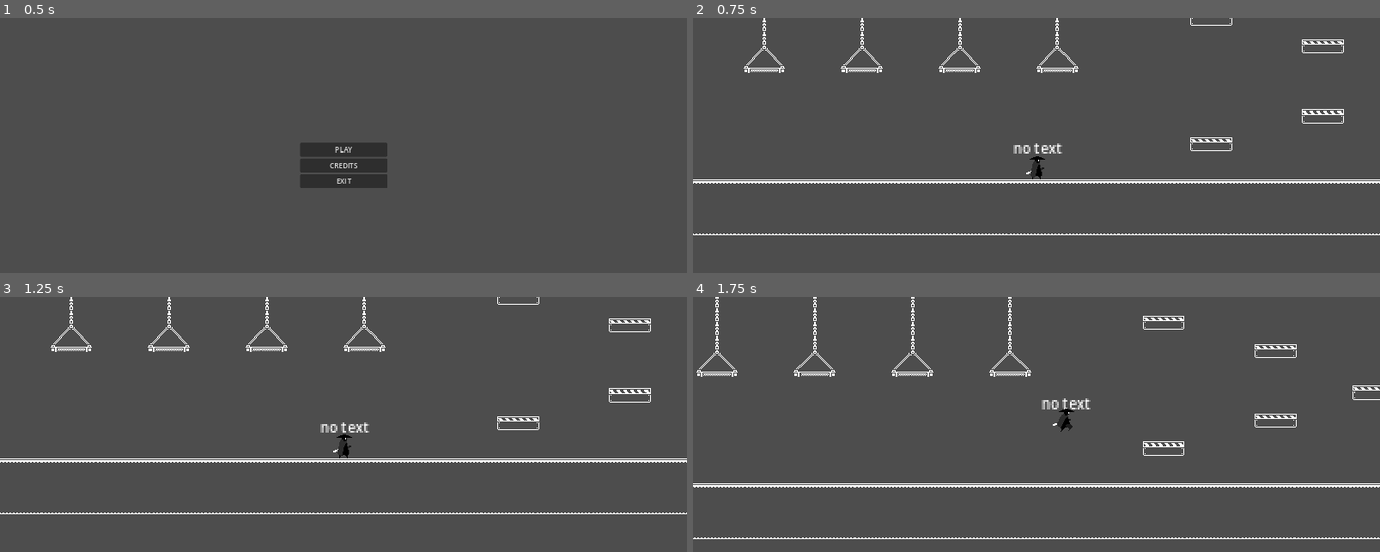
Above: before the commit, frames 1-4 (two rows, left to right).
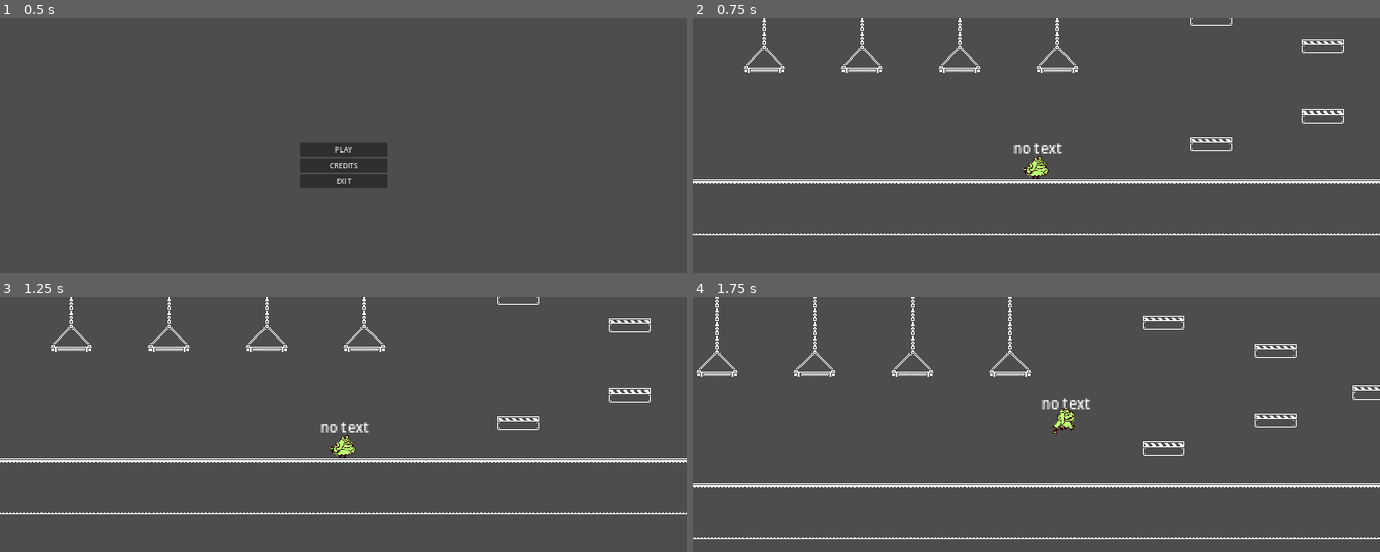
Above: after the commit, the same moments.

Repository: Bhaygon/nextindie_jam_01
Game: Godot game, scene res://scenes/main.tscn
Two runs of this game, one before a commit and one after it. Both use one fixed random seed, a clock stepped at 60 frames per second and the inputs below.
Inputs (mouse positions are in pixels of both pictures, inside the frame that each line leads up to):
- Up to frame 1 (0.5 s): no input
- Up to frame 2 (0.75 s): click "PLAY" at 0.5 s
- Up to frame 3 (1.25 s): no input
- Up to frame 4 (1.75 s): tap Enter at 1.25 s; move the mouse to (1187, 429) at 1.27 s; hold D (right) from 1.28 s (still down); click (1187, 429) at 1.35 s; tap Space (jump) at 1.52 s; tap Ctrl (crouch) at 1.55 s

Frame 1 is identical in both runs. In frame 2, 0.2% of the frame differs, in the area x 48-52%, y 54-64%; in frame 3, 0.2%, in the area x 48-52%, y 53-64%; in frame 4, 0.2%.

Commit message:
Animation test

Diff:
--- a/project.godot
+++ b/project.godot
@@ -83,3 +83,4 @@
 
 textures/canvas_textures/default_texture_filter=0
 environment/defaults/default_clear_color=Color(0.301961, 0.301961, 0.301961, 1)
+anti_aliasing/quality/msaa_2d=1
--- a/scenes/player.tscn
+++ b/scenes/player.tscn
@@ -1,14 +1,21 @@
-[gd_scene load_steps=30 format=3 uid="uid://b4euajxnj6q8s"]
-
-[ext_resource type="Texture2D" uid="uid://takv2hu73yk3" path="res://assets/DarkSamurai (64x64).png" id="1_54bhe"]
+[gd_scene load_steps=37 format=3 uid="uid://b4euajxnj6q8s"]
+
 [ext_resource type="Script" path="res://scripts/player/player.gd" id="1_cinr2"]
+[ext_resource type="Texture2D" uid="uid://ba2wrdfp3x88v" path="res://assets/test/krimpus_idle.png" id="2_qvx0j"]
 [ext_resource type="Script" path="res://scripts/player/state_machine.gd" id="3_1yaku"]
+[ext_resource type="Texture2D" uid="uid://b48wo3sun1giy" path="res://assets/test/krimpus_jump.png" id="3_wneys"]
+[ext_resource type="Texture2D" uid="uid://bx5v5kx01r3bs" path="res://assets/test/krimpus_walk_1.png" id="4_2xh08"]
 [ext_resource type="Script" path="res://scripts/player/states/state.gd" id="4_expbu"]
+[ext_resource type="Texture2D" uid="uid://2cbuv8ks7x5j" path="res://assets/test/krimpus_walk_2.png" id="5_b8eht"]
 [ext_resource type="Script" path="res://scripts/player/states/idle.gd" id="5_x3xf4"]
 [ext_resource type="Script" path="res://scripts/player/states/run.gd" id="6_3w4xs"]
+[ext_resource type="Texture2D" uid="uid://pwhvr7wm6ovt" path="res://assets/test/krimpus_walk_3.png" id="6_xqsf6"]
 [ext_resource type="Script" path="res://scripts/player/states/jump.gd" id="7_hdwc7"]
+[ext_resource type="Texture2D" uid="uid://drswrfi7e7rcs" path="res://assets/test/krimpus_walk_4.png" id="7_wleuo"]
+[ext_resource type="Texture2D" uid="uid://bept1gxun7ojb" path="res://assets/test/krimpus_slam.png" id="8_2dd6k"]
 [ext_resource type="Script" path="res://scripts/player/states/fall.gd" id="8_wsu6k"]
 [ext_resource type="Script" path="res://scenes/crouch.gd" id="9_04wpj"]
+[ext_resource type="Texture2D" uid="uid://cjjq40u36c36y" path="res://assets/test/krimpus_hit.png" id="9_fifs4"]
 [ext_resource type="Script" path="res://scripts/player/states/attack.gd" id="9_iay5n"]
 [ext_resource type="Script" path="res://scripts/player/states/special.gd" id="10_r5pad"]
 [ext_resource type="Script" path="res://scripts/player/states/slide.gd" id="11_t5att"]
@@ -20,10 +27,22 @@
 tracks/0/type = "value"
 tracks/0/imported = false
 tracks/0/enabled = true
-tracks/0/path = NodePath("Sprite2D:frame")
-tracks/0/interp = 1
-tracks/0/loop_wrap = true
-tracks/0/keys = {
+tracks/0/path = NodePath("Sprite2D:texture")
+tracks/0/interp = 1
+tracks/0/loop_wrap = true
+tracks/0/keys = {
+"times": PackedFloat32Array(0),
+"transitions": PackedFloat32Array(1),
+"update": 1,
+"values": [ExtResource("2_qvx0j")]
+}
+tracks/1/type = "value"
+tracks/1/imported = false
+tracks/1/enabled = true
+tracks/1/path = NodePath("Sprite2D:frame")
+tracks/1/interp = 1
+tracks/1/loop_wrap = true
+tracks/1/keys = {
 "times": PackedFloat32Array(0),
 "transitions": PackedFloat32Array(1),
 "update": 1,
@@ -40,10 +59,10 @@
 tracks/0/interp = 1
 tracks/0/loop_wrap = true
 tracks/0/keys = {
-"times": PackedFloat32Array(0, 0.2),
-"transitions": PackedFloat32Array(1, 1),
-"update": 0,
-"values": [28, 30]
+"times": PackedFloat32Array(0),
+"transitions": PackedFloat32Array(1),
+"update": 0,
+"values": [0]
 }
 
 [sub_resource type="Animation" id="Animation_8tblc"]
@@ -52,14 +71,14 @@
 tracks/0/type = "value"
 tracks/0/imported = false
 tracks/0/enabled = true
-tracks/0/path = NodePath("Sprite2D:frame")
-tracks/0/interp = 1
-tracks/0/loop_wrap = true
-tracks/0/keys = {
-"times": PackedFloat32Array(0, 0.4),
-"transitions": PackedFloat32Array(1, 1),
-"update": 0,
-"values": [70, 73]
+tracks/0/path = NodePath("Sprite2D:texture")
+tracks/0/interp = 1
+tracks/0/loop_wrap = true
+tracks/0/keys = {
+"times": PackedFloat32Array(0),
+"transitions": PackedFloat32Array(1),
+"update": 0,
+"values": [ExtResource("8_2dd6k")]
 }
 
 [sub_resource type="Animation" id="Animation_bc7ux"]
@@ -69,14 +88,14 @@
 tracks/0/type = "value"
 tracks/0/imported = false
 tracks/0/enabled = true
-tracks/0/path = NodePath("Sprite2D:frame")
-tracks/0/interp = 1
-tracks/0/loop_wrap = true
-tracks/0/keys = {
-"times": PackedFloat32Array(0, 0.8),
-"transitions": PackedFloat32Array(1, 1),
-"update": 0,
-"values": [0, 7]
+tracks/0/path = NodePath("Sprite2D:texture")
+tracks/0/interp = 1
+tracks/0/loop_wrap = true
+tracks/0/keys = {
+"times": PackedFloat32Array(0),
+"transitions": PackedFloat32Array(1),
+"update": 0,
+"values": [ExtResource("2_qvx0j")]
 }
 
 [sub_resource type="Animation" id="Animation_rspfs"]
@@ -85,14 +104,14 @@
 tracks/0/type = "value"
 tracks/0/imported = false
 tracks/0/enabled = true
-tracks/0/path = NodePath("Sprite2D:frame")
-tracks/0/interp = 1
-tracks/0/loop_wrap = true
-tracks/0/keys = {
-"times": PackedFloat32Array(0, 0.4),
-"transitions": PackedFloat32Array(1, 1),
-"update": 0,
-"values": [56, 59]
+tracks/0/path = NodePath("Sprite2D:texture")
+tracks/0/interp = 1
+tracks/0/loop_wrap = true
+tracks/0/keys = {
+"times": PackedFloat32Array(0),
+"transitions": PackedFloat32Array(1),
+"update": 0,
+"values": [ExtResource("3_wneys")]
 }
 
 [sub_resource type="Animation" id="Animation_iu47u"]
@@ -102,14 +121,14 @@
 tracks/0/type = "value"
 tracks/0/imported = false
 tracks/0/enabled = true
-tracks/0/path = NodePath("Sprite2D:frame")
-tracks/0/interp = 1
-tracks/0/loop_wrap = true
-tracks/0/keys = {
-"times": PackedFloat32Array(0, 0.8),
-"transitions": PackedFloat32Array(1, 1),
-"update": 0,
-"values": [14, 21]
+tracks/0/path = NodePath("Sprite2D:texture")
+tracks/0/interp = 1
+tracks/0/loop_wrap = true
+tracks/0/keys = {
+"times": PackedFloat32Array(0, 0.2, 0.4, 0.6),
+"transitions": PackedFloat32Array(1, 1, 1, 1),
+"update": 0,
+"values": [ExtResource("4_2xh08"), ExtResource("5_b8eht"), ExtResource("6_xqsf6"), ExtResource("7_wleuo")]
 }
 
 [sub_resource type="Animation" id="Animation_77dos"]
@@ -119,14 +138,14 @@
 tracks/0/type = "value"
 tracks/0/imported = false
 tracks/0/enabled = true
-tracks/0/path = NodePath("Sprite2D:frame")
-tracks/0/interp = 1
-tracks/0/loop_wrap = true
-tracks/0/keys = {
-"times": PackedFloat32Array(0, 0.3),
-"transitions": PackedFloat32Array(1, 1),
-"update": 0,
-"values": [22, 25]
+tracks/0/path = NodePath("Sprite2D:texture")
+tracks/0/interp = 1
+tracks/0/loop_wrap = true
+tracks/0/keys = {
+"times": PackedFloat32Array(0),
+"transitions": PackedFloat32Array(1),
+"update": 0,
+"values": [ExtResource("8_2dd6k")]
 }
 
 [sub_resource type="Animation" id="Animation_b67b2"]
@@ -136,14 +155,14 @@
 tracks/0/type = "value"
 tracks/0/imported = false
 tracks/0/enabled = true
-tracks/0/path = NodePath("Sprite2D:frame")
-tracks/0/interp = 1
-tracks/0/loop_wrap = true
-tracks/0/keys = {
-"times": PackedFloat32Array(0, 0.05, 0.15),
-"transitions": PackedFloat32Array(1, 1, 1),
+tracks/0/path = NodePath("Sprite2D:texture")
+tracks/0/interp = 1
+tracks/0/loop_wrap = true
+tracks/0/keys = {
+"times": PackedFloat32Array(0),
+"transitions": PackedFloat32Array(1),
 "update": 1,
-"values": [26, 27, 26]
+"values": [ExtResource("9_fifs4")]
 }
 
 [sub_resource type="Animation" id="Animation_e411n"]
@@ -156,10 +175,10 @@
 tracks/0/interp = 1
 tracks/0/loop_wrap = true
 tracks/0/keys = {
-"times": PackedFloat32Array(0, 0.5),
-"transitions": PackedFloat32Array(1, 1),
-"update": 0,
-"values": [8, 13]
+"times": PackedFloat32Array(0),
+"transitions": PackedFloat32Array(1),
+"update": 0,
+"values": [0]
 }
 
 [sub_resource type="Animation" id="Animation_at02d"]
@@ -171,10 +190,10 @@
 tracks/0/interp = 1
 tracks/0/loop_wrap = true
 tracks/0/keys = {
-"times": PackedFloat32Array(0, 1),
-"transitions": PackedFloat32Array(1, 1),
-"update": 0,
-"values": [32, 41]
+"times": PackedFloat32Array(0),
+"transitions": PackedFloat32Array(1),
+"update": 0,
+"values": [0]
 }
 
 [sub_resource type="AnimationLibrary" id="AnimationLibrary_vrc24"]
@@ -213,9 +232,9 @@
 
 [node name="Sprite2D" type="Sprite2D" parent="."]
 z_index = 5
-texture = ExtResource("1_54bhe")
-hframes = 14
-vframes = 8
+position = Vector2(0, -3)
+scale = Vector2(0.3, 0.3)
+texture = ExtResource("2_qvx0j")
 
 [node name="AnimationPlayer" type="AnimationPlayer" parent="."]
 libraries = {
@@ -245,47 +264,40 @@
 script = ExtResource("4_expbu")
 animation_name = "idle"
 
-[node name="Idle" type="Node" parent="StateMachine" node_paths=PackedStringArray("fall_state", "jump_state", "run_state", "attack_state", "special_state", "crouch_state")]
+[node name="Idle" type="Node" parent="StateMachine" node_paths=PackedStringArray("fall_state", "jump_state", "run_state", "special_state", "crouch_state")]
 script = ExtResource("5_x3xf4")
 fall_state = NodePath("../Fall")
 jump_state = NodePath("../Jump")
 run_state = NodePath("../Run")
-attack_state = NodePath("../Attack")
 special_state = NodePath("../Special")
 crouch_state = NodePath("../Crouch")
 animation_name = "idle"
 
-[node name="Run" type="Node" parent="StateMachine" node_paths=PackedStringArray("fall_state", "jump_state", "idle_state", "slide_state", "attack_state", "special_state", "crouch_state")]
+[node name="Run" type="Node" parent="StateMachine" node_paths=PackedStringArray("fall_state", "jump_state", "idle_state", "slide_state", "crouch_state")]
 script = ExtResource("6_3w4xs")
 fall_state = NodePath("../Fall")
 jump_state = NodePath("../Jump")
 idle_state = NodePath("../Idle")
 slide_state = NodePath("../Slide")
-attack_state = NodePath("../Attack")
-special_state = NodePath("../Special")
 crouch_state = NodePath("../Crouch")
 animation_name = "run"
 
-[node name="Jump" type="Node" parent="StateMachine" node_paths=PackedStringArray("fall_state", "idle_state", "run_state", "slam_state", "attack_state", "special_state")]
+[node name="Jump" type="Node" parent="StateMachine" node_paths=PackedStringArray("fall_state", "idle_state", "run_state", "slam_state")]
 script = ExtResource("7_hdwc7")
 fall_state = NodePath("../Fall")
 idle_state = NodePath("../Idle")
 run_state = NodePath("../Run")
 slam_state = NodePath("../Slam")
-attack_state = NodePath("../Attack")
-special_state = NodePath("../Special")
 jump_force = -500
 extra_gravity = 1000
 animation_name = "jump"
 
-[node name="Fall" type="Node" parent="StateMachine" node_paths=PackedStringArray("idle_state", "run_state", "jump_state", "slam_state", "attack_state", "special_state")]
+[node name="Fall" type="Node" parent="StateMachine" node_paths=PackedStringArray("idle_state", "run_state", "jump_state", "slam_state")]
 script = ExtResource("8_wsu6k")
 idle_state = NodePath("../Idle")
 run_state = NodePath("../Run")
 jump_state = NodePath("../Jump")
 slam_state = NodePath("../Slam")
-attack_state = NodePath("../Attack")
-special_state = NodePath("../Special")
 extra_gravity = 600
 animation_name = "fall"
 
Binary file added: assets/test/krimpus_hit.png
Not shown, added: assets/test/krimpus_hit.png.import
Not shown, changed: .gitignore
